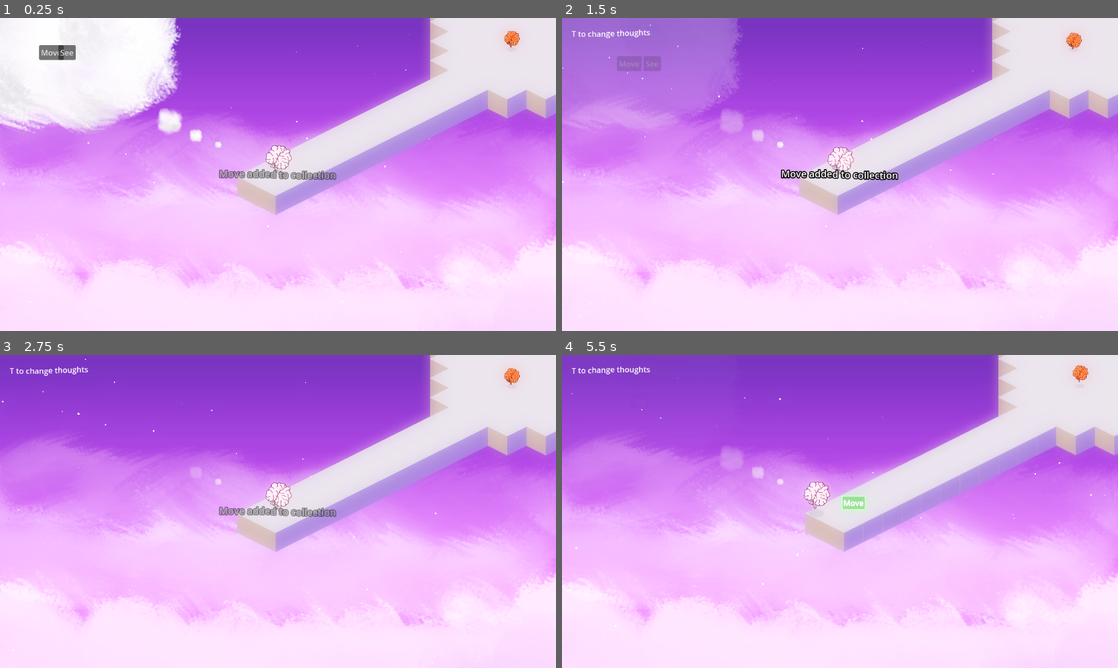
Above: before the commit, frames 1-4 (two rows, left to right).
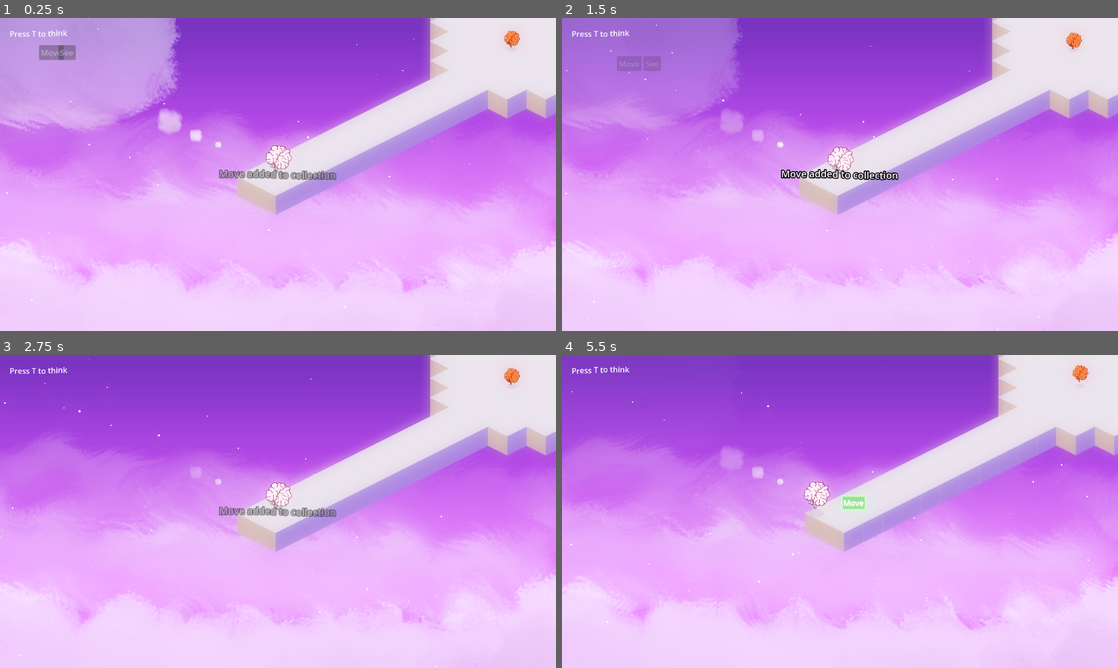
Above: after the commit, the same moments.

Repository: GeordieTomo/ludum-dare-58
Game: Godot game, scene res://globals/level_manager.tscn
Same seed, same stepped clock (60 frames per second), same inputs: the game is played once before the commit and once after it. Sound files missing from this copy of the repository are replaced by a short silence.
Inputs (mouse positions are in pixels of both pictures, inside the frame that each line leads up to):
- Up to frame 1 (0.25 s): no input
- Up to frame 2 (1.5 s): tap T (cloud) at 0.5, 1.35 s; move the mouse to (962, 158) at 0.52 s; hold Right (right) 0.53-1.28 s; hold T (cloud) 0.53-1.28 s; tap Space (jump) at 0.77 s; move the mouse to (728, 190) at 1.27 s; hold Down (down) from 1.28 s (still down)
- Up to frame 3 (2.75 s): tap Space (jump) at 1.52 s; tap T (cloud) at 2, 2.3 s; move the mouse to (333, 442) at 2.02 s; release Down (down) at 2.03 s; hold Right (right) from 2.03 s (still down); hold E (interact) from 2.03 s (still down)
- Up to frame 4 (5.5 s): tap T (cloud) at 2.75, 2.85, 3.5, 5, 5.3 s; move the mouse to (812, 574) at 2.77 s; release Right (right) at 2.78 s; release E (interact) at 2.78 s; hold Up (up) 2.78-3.53 s; tap Space (jump) at 3.02, 3.77, 5.27 s; move the mouse to (1006, 558) at 3.52 s; hold Left (left) 3.53-4.25 s; hold T (cloud) 3.53-4.25 s; click "Move" at 4.25 s; move the mouse to (673, 464) at 5.02 s; hold Left (left) from 5.03 s (still down); tap E (interact) at 5.1 s

The runs differ from the first frame. In frame 1, 14% of the frame differs, in the area x 0-100%, y 0-100%; in frame 2, 3.3%; in frame 3, 3.6%; in frame 4, 3.5%.

Commit message:
add swirl backgrounds

Diff:
--- /dev/null
+++ b/environment/background/swirl_shader.gdshader
@@ -0,0 +1,23 @@
+shader_type canvas_item;
+
+uniform float time_speed : hint_range(0.0, 5.0) = 1.0;
+uniform float scale : hint_range(0.1, 10.0) = 3.0;
+uniform vec3 color1 : source_color = vec3(0.0, 0.0, 0.0);
+uniform vec3 color2 : source_color = vec3(1.0, 1.0, 1.0);
+
+vec2 pixelate(vec2 uv, vec2 pixel_size) {
+	return floor(uv / pixel_size) * pixel_size;
+}
+
+void fragment() {
+
+	vec2 pixel_size = 1.0 / vec2(textureSize(TEXTURE, 0));
+
+	vec2 pixel_uv = pixelate(UV  , pixel_size);
+
+	pixel_uv += vec2(4.*pixel_size.x*sin(TIME*3.+pixel_uv.y*50.)*scale,4.*pixel_size.y*sin(TIME*1.+pixel_uv.x*50.)*scale);
+
+	vec4 tex_colour = texture(TEXTURE, pixel_uv);
+
+	COLOR = tex_colour / 1.5;
+}
--- a/environment/camera/gradient_background.tscn
+++ b/environment/camera/gradient_background.tscn
@@ -1,8 +1,41 @@
-[gd_scene load_steps=6 format=3 uid="uid://bnrwjwnchl3lt"]
+[gd_scene load_steps=15 format=3 uid="uid://bnrwjwnchl3lt"]
 
 [ext_resource type="Texture2D" uid="uid://dsyb5ik4vhml1" path="res://textures/CloudsBack.png" id="1_s848q"]
 [ext_resource type="Texture2D" uid="uid://dqekt4w1qypm5" path="res://textures/CloudsMid.png" id="2_qc8ta"]
 [ext_resource type="Texture2D" uid="uid://bgm4vlxpoui2c" path="res://textures/CloudsFore.png" id="3_k6oic"]
+[ext_resource type="Shader" uid="uid://c8q8p3jituvbh" path="res://environment/background/swirl_shader.gdshader" id="3_qc8ta"]
+
+[sub_resource type="Curve" id="Curve_qc8ta"]
+_data = [Vector2(0, 0), 0.0, 0.0, 0, 0, Vector2(0.5, 1), 0.0, 0.0, 0, 0, Vector2(1, 0), 0.0, 0.0, 0, 0]
+point_count = 3
+
+[sub_resource type="CurveTexture" id="CurveTexture_r3nbb"]
+curve = SubResource("Curve_qc8ta")
+
+[sub_resource type="Curve" id="Curve_k6oic"]
+_data = [Vector2(0, 0), 0.0, 0.0, 0, 0, Vector2(0.502809, 1), 0.0, 0.0, 0, 0, Vector2(1, 0), 0.0, 0.0, 0, 0]
+point_count = 3
+
+[sub_resource type="CurveTexture" id="CurveTexture_ann7d"]
+curve = SubResource("Curve_k6oic")
+
+[sub_resource type="ParticleProcessMaterial" id="ParticleProcessMaterial_mmuyk"]
+particle_flag_disable_z = true
+emission_shape = 3
+emission_box_extents = Vector3(600, 350, 1)
+angle_min = 1.0728835e-05
+angle_max = 720.0
+initial_velocity_max = 58.379997
+gravity = Vector3(0, 0, 0)
+radial_accel_min = -2.2351742e-06
+radial_accel_max = 27.909998
+tangential_accel_min = -5.0800023
+tangential_accel_max = 25.879997
+scale_max = 4.0
+scale_curve = SubResource("CurveTexture_ann7d")
+alpha_curve = SubResource("CurveTexture_r3nbb")
+turbulence_enabled = true
+turbulence_noise_scale = 4.629
 
 [sub_resource type="Gradient" id="Gradient_duop6"]
 offsets = PackedFloat32Array(0, 0.7459893, 1)
@@ -12,8 +45,37 @@
 gradient = SubResource("Gradient_duop6")
 fill_to = Vector2(0, 1)
 
+[sub_resource type="ShaderMaterial" id="ShaderMaterial_mmuyk"]
+shader = ExtResource("3_qc8ta")
+shader_parameter/time_speed = 1.0
+shader_parameter/scale = 3.0
+shader_parameter/color1 = Color(0, 0, 0, 1)
+shader_parameter/color2 = Color(1, 1, 1, 1)
+
+[sub_resource type="ShaderMaterial" id="ShaderMaterial_qc8ta"]
+shader = ExtResource("3_qc8ta")
+shader_parameter/time_speed = 1.0
+shader_parameter/scale = 3.0
+shader_parameter/color1 = Color(0, 0, 0, 1)
+shader_parameter/color2 = Color(1, 1, 1, 1)
+
+[sub_resource type="ShaderMaterial" id="ShaderMaterial_k6oic"]
+shader = ExtResource("3_qc8ta")
+shader_parameter/time_speed = 1.0
+shader_parameter/scale = 3.25700015144762
+shader_parameter/color1 = Color(0, 0, 0, 1)
+shader_parameter/color2 = Color(1, 1, 1, 1)
+
 [node name="GradientBackground" type="CanvasLayer"]
 layer = -100
+
+[node name="GPUParticles2D" type="GPUParticles2D" parent="."]
+z_index = 10
+position = Vector2(581, 327)
+amount = 100
+lifetime = 10.0
+preprocess = 10.0
+process_material = SubResource("ParticleProcessMaterial_mmuyk")
 
 [node name="MarginContainer" type="MarginContainer" parent="."]
 anchors_preset = 15
@@ -30,6 +92,7 @@
 
 [node name="TextureBackground2" type="TextureRect" parent="MarginContainer"]
 modulate = Color(1, 1, 1, 0.49411765)
+material = SubResource("ShaderMaterial_mmuyk")
 layout_mode = 2
 size_flags_horizontal = 3
 size_flags_vertical = 3
@@ -38,6 +101,7 @@
 
 [node name="TextureBackground3" type="TextureRect" parent="MarginContainer"]
 modulate = Color(1, 1, 1, 0.49411765)
+material = SubResource("ShaderMaterial_qc8ta")
 layout_mode = 2
 size_flags_horizontal = 3
 size_flags_vertical = 3
@@ -46,6 +110,7 @@
 
 [node name="TextureBackground4" type="TextureRect" parent="MarginContainer"]
 modulate = Color(1, 1, 1, 0.49411765)
+material = SubResource("ShaderMaterial_k6oic")
 layout_mode = 2
 size_flags_horizontal = 3
 size_flags_vertical = 3
--- a/environment/levels/level0.tscn
+++ b/environment/levels/level0.tscn
@@ -55,6 +55,7 @@
 [node name="hub_level_sequence_manager" type="Node" parent="."]
 script = ExtResource("1_wedmw")
 start_unlocked_words = Array[int]([2, 0])
+start_cloud_hidden = true
 
 [node name="Camera2D" parent="." node_paths=PackedStringArray("follow_target") instance=ExtResource("2_oslid")]
 follow_target = NodePath("../player")
--- a/environment/levels/level_sequence_manager.gd
+++ b/environment/levels/level_sequence_manager.gd
@@ -6,8 +6,13 @@
 
 @export var collision_trigger_words_unlocked : Array[Enums.AllWords]
 
+@export var start_cloud_hidden : bool = false
+
 func _ready():
 	WordCloud.add_available_words(start_unlocked_words)
+
+	if start_cloud_hidden:
+		WordCloud.hide_cloud()
 
 	for i in range(collision_trigger_words_unlocked.size()):
 		if collision_triggers.size() > i:
--- a/environment/player/player.tscn
+++ b/environment/player/player.tscn
@@ -8,38 +8,6 @@
 [ext_resource type="AudioStream" uid="uid://cr2nyoeepdnd2" path="res://environment/audio/BrainMove.mp3" id="6_3kqja"]
 
 [sub_resource type="CircleShape2D" id="CircleShape2D_56k0q"]
-
-[sub_resource type="Curve" id="Curve_56k0q"]
-_data = [Vector2(0, 0), 0.0, 0.0, 0, 0, Vector2(0.5, 1), 0.0, 0.0, 0, 0, Vector2(1, 0), 0.0, 0.0, 0, 0]
-point_count = 3
-
-[sub_resource type="CurveTexture" id="CurveTexture_r3nbb"]
-curve = SubResource("Curve_56k0q")
-
-[sub_resource type="Curve" id="Curve_p2tcf"]
-_data = [Vector2(0, 0), 0.0, 0.0, 0, 0, Vector2(0.502809, 1), 0.0, 0.0, 0, 0, Vector2(1, 0), 0.0, 0.0, 0, 0]
-point_count = 3
-
-[sub_resource type="CurveTexture" id="CurveTexture_ann7d"]
-curve = SubResource("Curve_p2tcf")
-
-[sub_resource type="ParticleProcessMaterial" id="ParticleProcessMaterial_p0ml2"]
-particle_flag_disable_z = true
-emission_shape = 3
-emission_box_extents = Vector3(600, 350, 1)
-angle_min = 1.0728835e-05
-angle_max = 720.0
-initial_velocity_max = 58.379997
-gravity = Vector3(0, 0, 0)
-radial_accel_min = -2.2351742e-06
-radial_accel_max = 27.909998
-tangential_accel_min = -5.0800023
-tangential_accel_max = 25.879997
-scale_max = 4.0
-scale_curve = SubResource("CurveTexture_ann7d")
-alpha_curve = SubResource("CurveTexture_r3nbb")
-turbulence_enabled = true
-turbulence_noise_scale = 4.629
 
 [sub_resource type="CircleShape2D" id="CircleShape2D_p2tcf"]
 radius = 1.0
@@ -71,13 +39,6 @@
 [node name="CollisionShape2D" type="CollisionShape2D" parent="."]
 shape = SubResource("CircleShape2D_56k0q")
 
-[node name="GPUParticles2D" type="GPUParticles2D" parent="."]
-z_index = -4
-amount = 100
-lifetime = 10.0
-preprocess = 10.0
-process_material = SubResource("ParticleProcessMaterial_p0ml2")
-
 [node name="GroundDetector" type="Area2D" parent="."]
 unique_name_in_owner = true
 collision_layer = 8
--- a/word_cloud/word_cloud.tscn
+++ b/word_cloud/word_cloud.tscn
@@ -49,7 +49,7 @@
 size_flags_vertical = 0
 mouse_filter = 2
 bbcode_enabled = true
-text = "[wave]T to change thoughts"
+text = "[wave]Press T to think"
 fit_content = true
 vertical_alignment = 1
 
Not shown, added: environment/background/swirl_shader.gdshader.uid
Not shown: 1 places in environment/levels/level0.tscn that only renumber resources
Not shown: 1 places in environment/player/player.tscn that only renumber resources
